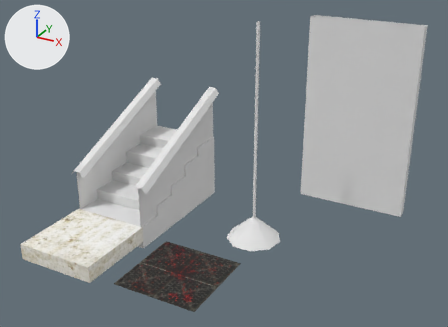
Before and after pictures for a commit that changed the Blender file ArtSources/fatherApartmentsBasementEnvironment.blend.
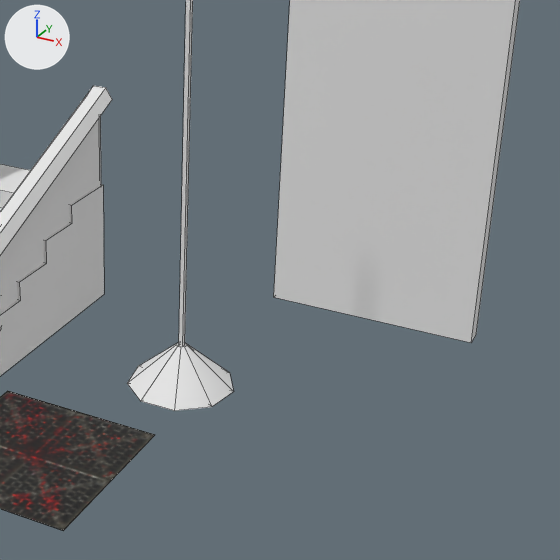
Old and new are each drawn whole from a 50 mm camera at (8.58, -17.85, 11.6) aimed at (-0.76, -0.87, 3.11) and again close up on the part from 36% to 99% of the width and 13% to 100% of the height. The axes (+X, +Y, +Z) are drawn at upper left. The lights are the same throughout. The close-ups show mesh edges as thin lines.

Names of what the first close-up shows: 'BasementLightLamp', 'BasementStairEnter', 'BasementStairEnterWall.001', 'BasementStairGridMetalFloor'.
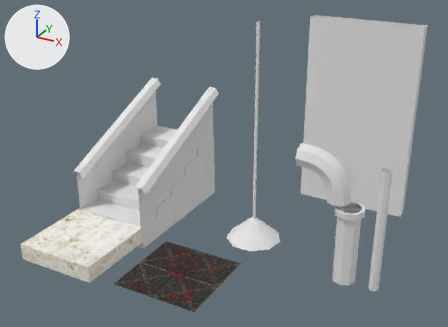
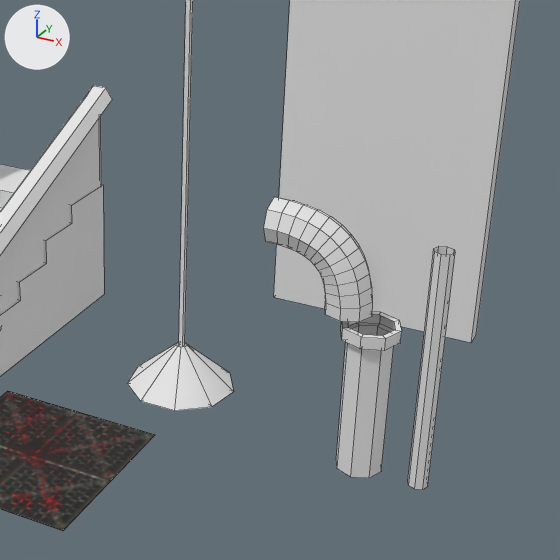
Location of each change, (x1, y1, x2, y2) in pixels of the close-ups (560 x 560 px):
```json
{"object": "pipeWide", "change": "added", "after": [336, 312, 402, 478]}
{"object": "pipeTurn", "change": "added", "after": [263, 197, 372, 322]}
{"object": "pipeThin", "change": "added", "after": [408, 246, 455, 490]}
```

Edits to the scene script, one JSON object a line:
```json
{"op": "add", "block": "me_mesh", "code": ["me_mesh = bpy.data.meshes.new('Mesh')", "me_mesh.from_pydata(...)  # 40 vertices, 32 faces; spans x -0.37..0.37, y -0.37..0.37, z -1.51..0.46"]}
{"op": "add", "block": "me_mesh_001", "code": ["me_mesh_001 = bpy.data.meshes.new('Mesh.001')", "me_mesh_001.from_pydata(...)  # 104 vertices, 96 faces; spans x -0.665..0.636, y -0.291..0.291, z -0.65..0.621"]}
{"op": "add", "block": "me_mesh_002", "code": ["me_mesh_002 = bpy.data.meshes.new('Mesh.002')", "me_mesh_002.from_pydata(...)  # 16 vertices, 8 faces; spans x -0.12..0.12, y -0.12..0.12, z -1.56..1.56"]}
{"op": "add", "block": "ob_pipewide", "code": ["ob_pipewide = bpy.data.objects.new('pipeWide', me_mesh)", "ob_pipewide.location = (3.58, -0.36, 1.66)", "ob_pipewide.scale = (1.38, 1.38, 1.38)"]}
{"op": "add", "block": "ob_pipeturn", "code": ["ob_pipeturn = bpy.data.objects.new('pipeTurn', me_mesh_001)", "ob_pipeturn.location = (2.7, -0.36, 3.32)", "ob_pipeturn.scale = (1.38, 1.38, 1.38)"]}
{"op": "add", "block": "ob_pipethin", "code": ["ob_pipethin = bpy.data.objects.new('pipeThin', me_mesh_002)", "ob_pipethin.location = (4.62, -0.36, 1.68)", "ob_pipethin.scale = (1.38, 1.38, 1.38)"]}
```
